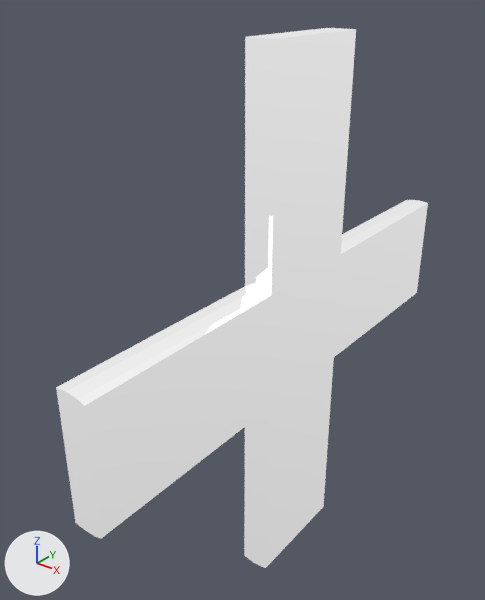
Before and after pictures for a commit that changed the Blender file blender/wireframe_plus_8x8/wieframe_plus.blend.
Before and after are seen from a 50 mm lens placed at (2.13, -3.19, 2.03), pointed at (-0.3, -0.15, 0.15). Arrows for +X, +Y and +Z are at lower left; the lights stay in place.
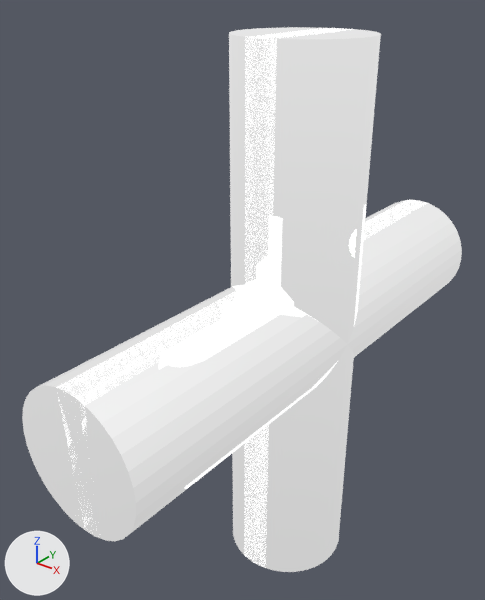
Boxes (x1, y1, x2, y2) around the edits, measured in the pictures (485 x 600 px):
'plus', shown: after (22, 27, 462, 572)

The edits, one by one:
Object 'plus' (ob_plus) is now shown.
